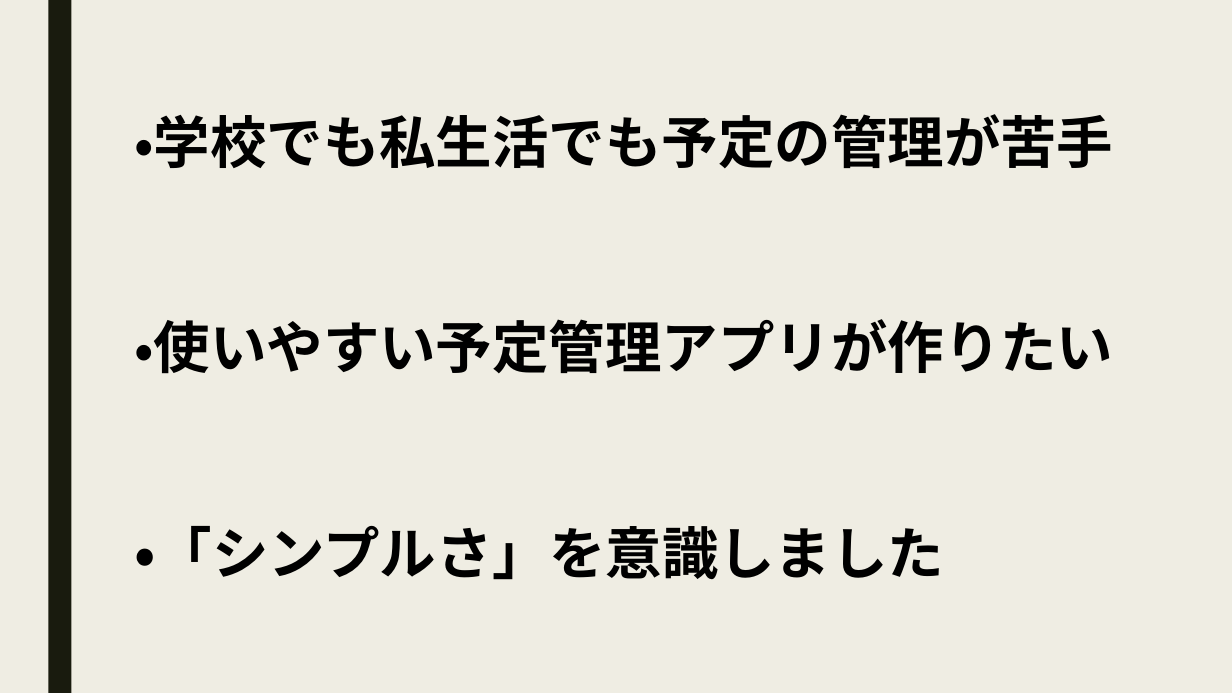
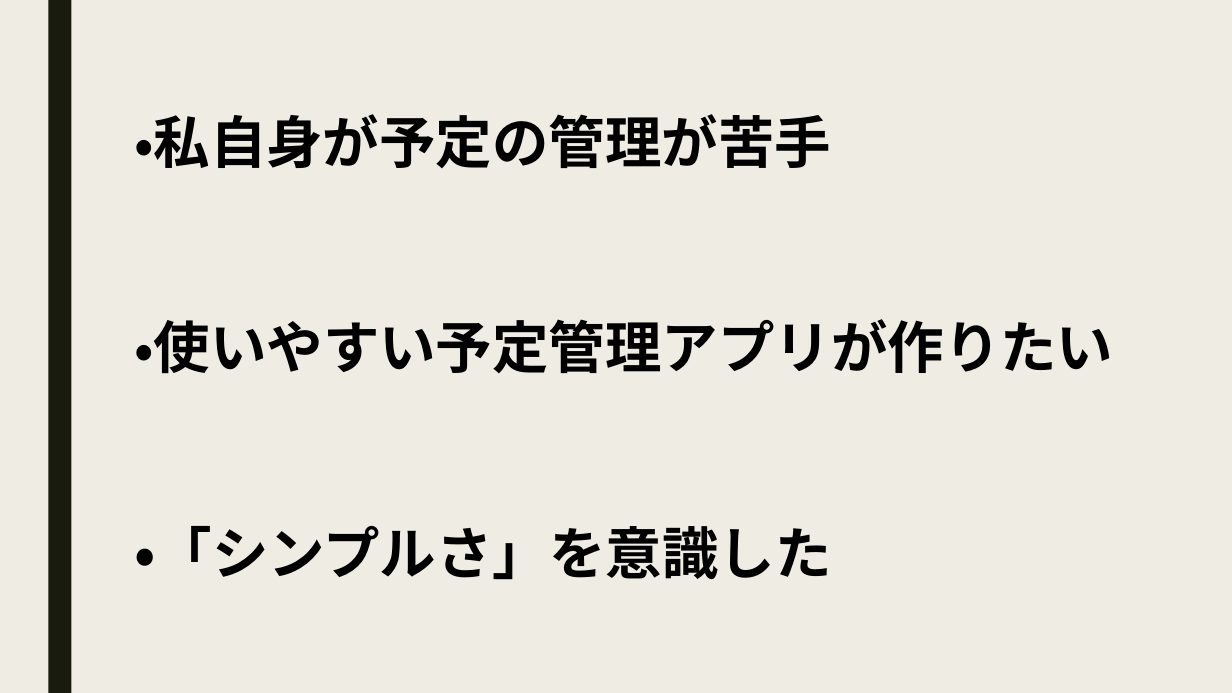
Before and after one commit to utaryu0520/mobile_utagawa2, a slide deck: slide 2 of モバイル授業_todoリスト.pptx. Drawn at 1232x693 pixels with LibreOffice and Linux fonts; fonts in the diff are those of the drawing. Boxes give left, top, right and bottom in pixels: in the first picture for what was removed or moved away, otherwise in the second. Text is boxed around its words. In the diff, an @@ line names an element or a change of style, - is before the commit and + after.

```diff
--- a/モバイル授業_todoリスト.pptx
+++ b/モバイル授業_todoリスト.pptx
@@ text at [134,114,832,168]: text changed @@
-・学校でも私生活でも予定の管理が苦手
+・私自身が予定の管理が苦手
@@ text at [134,526,831,580]: text changed @@
-・「シンプルさ」を意識しました
+・「シンプルさ」を意識した
```
Also in this commit, not shown: 2 other slides changed.
